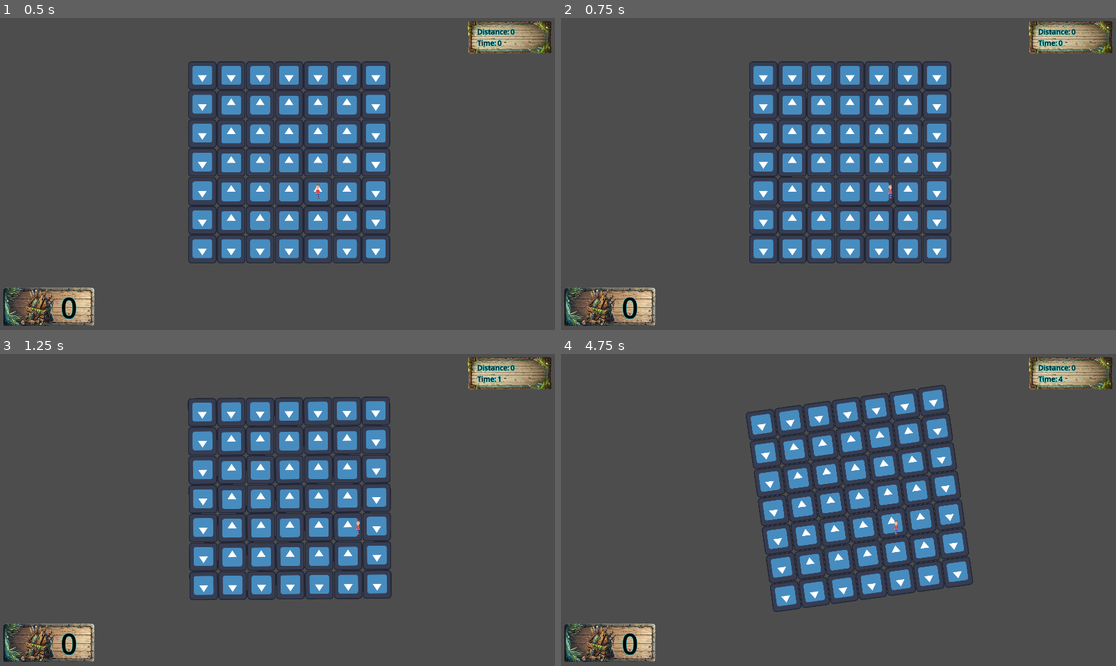
Above: before the commit, frames 1-4 (two rows, left to right).
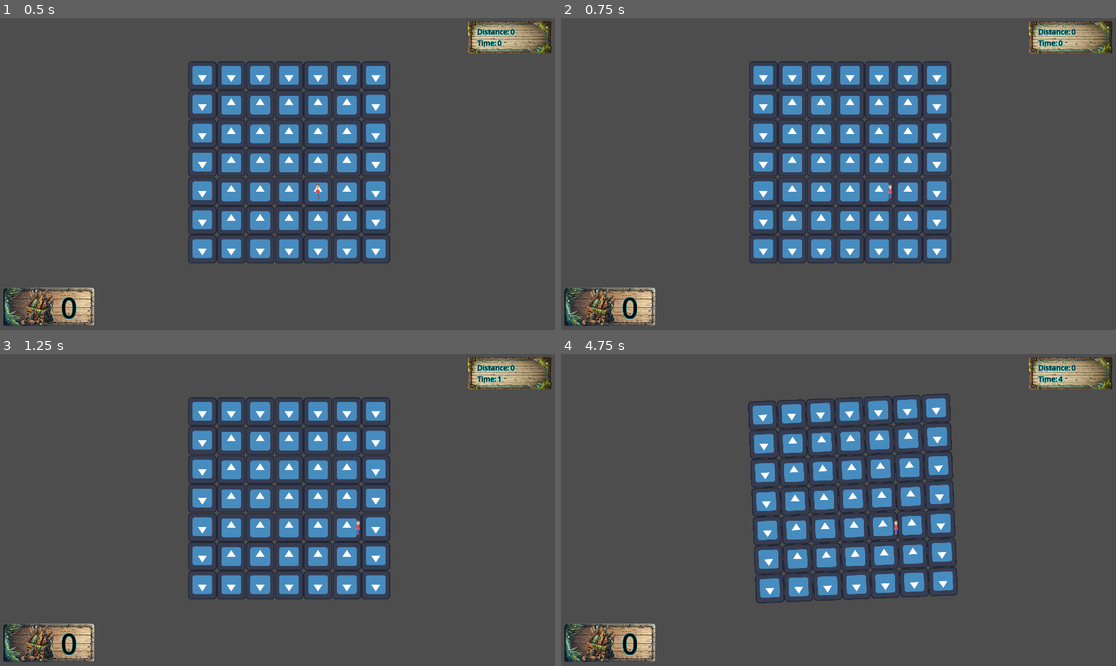
Above: after the commit, the same moments.

Repository: ARCsweden/GameJam2024FallA
Game: Godot game, scene res://Scenes/game.tscn
Two runs of this game, one before a commit and one after it. Both use one fixed random seed, a clock stepped at 60 frames per second and the inputs below. The engine's default icon, where the game draws it, is replaced by a stand-in: a white triangle on a blue panel in a dark square.
Inputs (mouse positions are in pixels of both pictures, inside the frame that each line leads up to):
- Up to frame 1 (0.5 s): no input
- Up to frame 2 (0.75 s): tap Enter at 0.5 s; move the mouse to (960, 158) at 0.52 s; hold Right (ui_right) from 0.53 s (still down); click (960, 158) at 0.67 s
- Up to frame 3 (1.25 s): keep holding Right (ui_right)
- Up to frame 4 (4.75 s): move the mouse to (727, 525) at 1.27 s; release Right (ui_right) at 1.28 s; hold Page Down (ui_page_down) 1.28-2.03 s; move the mouse to (894, 441) at 2.02 s; hold Right (ui_right) 2.03-2.78 s; move the mouse to (810, 572) at 2.77 s; hold Page Up (ui_page_up) 2.78-3.53 s; click (810, 572) at 2.92 s; move the mouse to (1005, 556) at 3.52 s; hold Left (ui_left) from 3.53 s (still down); move the mouse to (672, 463) at 4.27 s

Frame 1 is identical in both runs. In frame 2, 0.3% of the frame differs, in the area x 34-69%, y 18-78%; in frame 3, 3.6%; in frame 4, 14%, in the area x 33-75%, y 9-83%.

Commit message:
Changed debug keys

Diff:
--- a/dontdrowntogether/Scripts/raft_body.gd
+++ b/dontdrowntogether/Scripts/raft_body.gd
@@ -35,9 +35,9 @@
 
 
 func paddle():
-	if Input.is_action_pressed("ui_left"):
+	if Input.is_action_pressed("ui_page_up"):
 		apply_force(Vector2.LEFT*10, position+Vector2.DOWN*150)
-	if Input.is_action_pressed("ui_right"):
+	if Input.is_action_pressed("ui_page_down"):
 		apply_force(Vector2.RIGHT*10, position+Vector2.DOWN*150)
 
 func take_damage(r, c):
